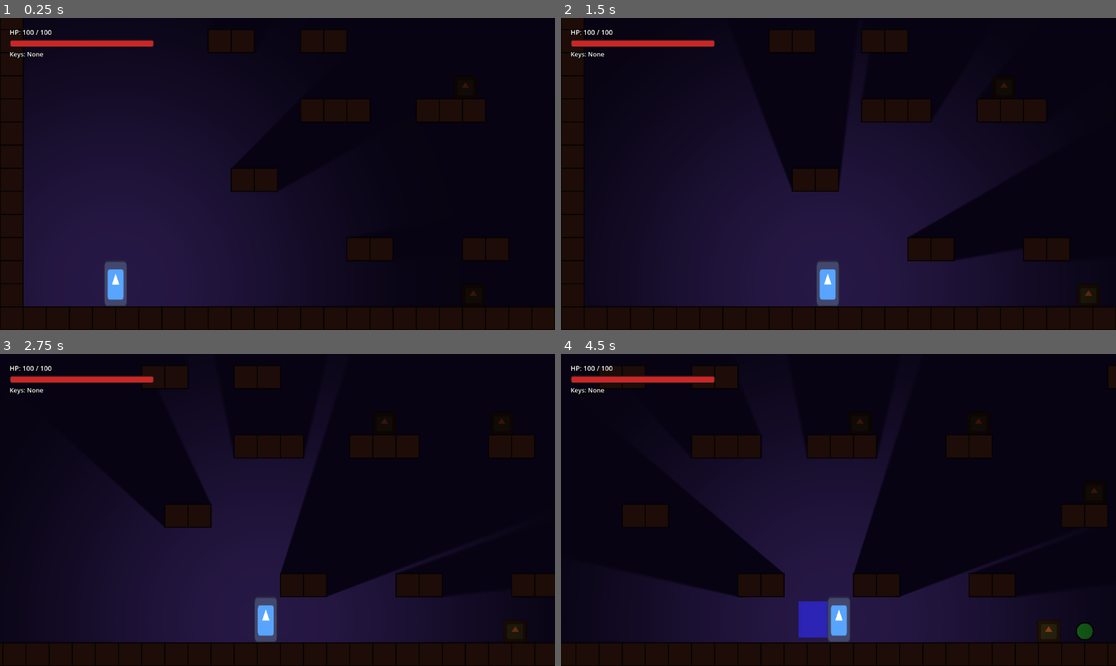
Above: before the commit, frames 1-4 (two rows, left to right).
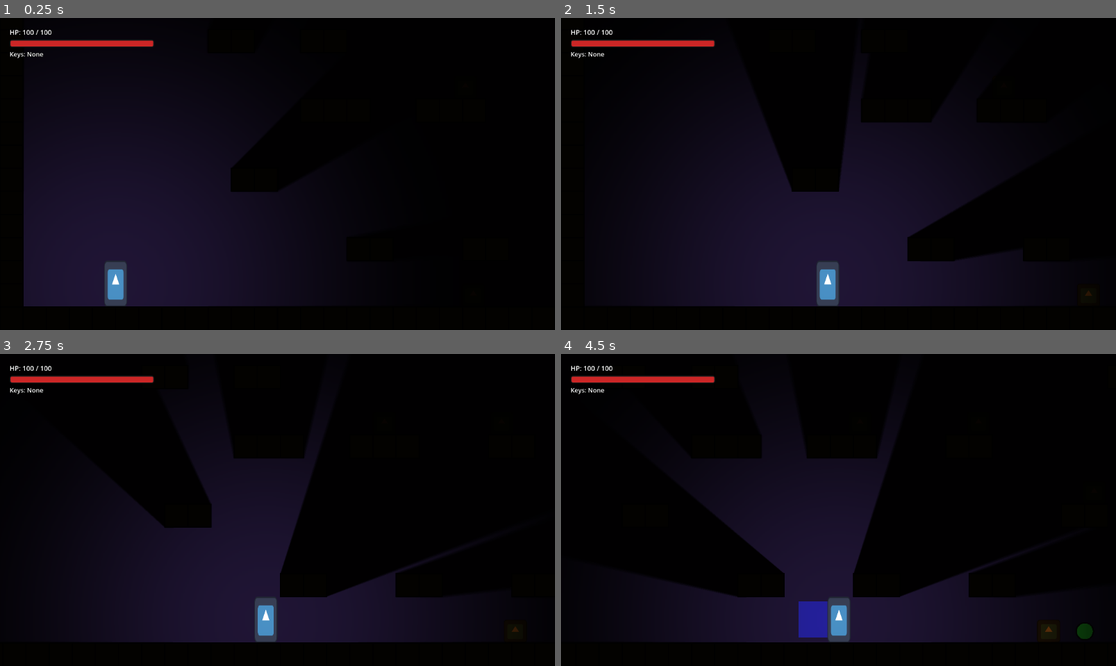
Above: after the commit, the same moments.

Repository: hikarirainbow/New-Project
Game: Godot game, scene res://scenes/levels/sandbox_level.tscn
Same seed, same stepped clock (60 frames per second), same inputs: the game is played once before the commit and once after it. The engine's default icon, where the game draws it, is replaced by a stand-in: a white triangle on a blue panel in a dark square.
Inputs:
- Up to frame 1 (0.25 s): no input
- Up to frame 2 (1.5 s): tap Enter at 0.5 s; hold D (move_right) from 0.53 s (still down); tap X (attack) at 0.6 s; tap Space (jump) at 0.77, 1.07 s; tap C (dash) at 0.8, 1.35 s
- Up to frame 3 (2.75 s): tap Space (jump) at 1.52, 1.55, 1.82, 2.1 s; release D (move_right) at 2.03 s; hold A (move_left) from 2.03 s (still down); tap X (attack) at 2.3 s
- Up to frame 4 (4.5 s): release A (move_left) at 2.78 s; hold D (move_right) 2.78-4.28 s; tap X (attack) at 2.85, 4.35 s; tap Space (jump) at 3.02, 3.32, 3.77, 3.8, 4.07 s; tap C (dash) at 3.05, 3.6 s; hold A (move_left) from 4.28 s (still down)

The runs differ from the first frame. In frame 1, 15% of the frame differs, in the area x 0-100%, y 0-100%; in frame 2, 15%; in frame 3, 12%; in frame 4, 14%.

Commit message:
style: reduce ambient darkness level to 8/255 for pitch-black overlay

Diff:
--- a/project.godot
+++ b/project.godot
@@ -19,6 +19,34 @@
 
 InputManager="*res://scripts/input_manager.gd"
 
+[input]
+
+move_left={
+"deadzone": 0.5,
+"events": [Object(InputEventKey,"resource_local_to_scene":false,"resource_name":"","device":-1,"window_id":0,"alt_pressed":false,"shift_pressed":false,"ctrl_pressed":false,"meta_pressed":false,"pressed":false,"keycode":0,"physical_keycode":65,"key_label":0,"unicode":97,"location":0,"echo":false,"script":null)
+]
+}
+move_right={
+"deadzone": 0.5,
+"events": [Object(InputEventKey,"resource_local_to_scene":false,"resource_name":"","device":-1,"window_id":0,"alt_pressed":false,"shift_pressed":false,"ctrl_pressed":false,"meta_pressed":false,"pressed":false,"keycode":0,"physical_keycode":68,"key_label":0,"unicode":100,"location":0,"echo":false,"script":null)
+]
+}
+jump={
+"deadzone": 0.5,
+"events": [Object(InputEventKey,"resource_local_to_scene":false,"resource_name":"","device":-1,"window_id":0,"alt_pressed":false,"shift_pressed":false,"ctrl_pressed":false,"meta_pressed":false,"pressed":false,"keycode":0,"physical_keycode":32,"key_label":0,"unicode":32,"location":0,"echo":false,"script":null)
+]
+}
+dash={
+"deadzone": 0.5,
+"events": [Object(InputEventKey,"resource_local_to_scene":false,"resource_name":"","device":-1,"window_id":0,"alt_pressed":false,"shift_pressed":false,"ctrl_pressed":false,"meta_pressed":false,"pressed":false,"keycode":0,"physical_keycode":67,"key_label":0,"unicode":99,"location":0,"echo":false,"script":null)
+]
+}
+attack={
+"deadzone": 0.5,
+"events": [Object(InputEventKey,"resource_local_to_scene":false,"resource_name":"","device":-1,"window_id":0,"alt_pressed":false,"shift_pressed":false,"ctrl_pressed":false,"meta_pressed":false,"pressed":false,"keycode":0,"physical_keycode":88,"key_label":0,"unicode":120,"location":0,"echo":false,"script":null)
+]
+}
+
 [physics]
 
 3d/physics_engine="Jolt Physics"
@@ -26,31 +54,3 @@
 [rendering]
 
 rendering_device/driver.windows="d3d12"
-
-[input]
-
-move_left={
-"deadzone": 0.5,
-"events": [Object(InputEventKey,"resource_local_to_scene":false,"resource_name":"","device":-1,"window_id":0,"alt_pressed":false,"shift_pressed":false,"meta_pressed":false,"command_pressed":false,"pressed":false,"keycode":0,"physical_keycode":65,"key_label":0,"unicode":97,"location":0,"echo":false,"script":null)
-]
-}
-move_right={
-"deadzone": 0.5,
-"events": [Object(InputEventKey,"resource_local_to_scene":false,"resource_name":"","device":-1,"window_id":0,"alt_pressed":false,"shift_pressed":false,"meta_pressed":false,"command_pressed":false,"pressed":false,"keycode":0,"physical_keycode":68,"key_label":0,"unicode":100,"location":0,"echo":false,"script":null)
-]
-}
-jump={
-"deadzone": 0.5,
-"events": [Object(InputEventKey,"resource_local_to_scene":false,"resource_name":"","device":-1,"window_id":0,"alt_pressed":false,"shift_pressed":false,"meta_pressed":false,"command_pressed":false,"pressed":false,"keycode":0,"physical_keycode":32,"key_label":0,"unicode":32,"location":0,"echo":false,"script":null)
-]
-}
-dash={
-"deadzone": 0.5,
-"events": [Object(InputEventKey,"resource_local_to_scene":false,"resource_name":"","device":-1,"window_id":0,"alt_pressed":false,"shift_pressed":false,"meta_pressed":false,"command_pressed":false,"pressed":false,"keycode":0,"physical_keycode":67,"key_label":0,"unicode":99,"location":0,"echo":false,"script":null)
-]
-}
-attack={
-"deadzone": 0.5,
-"events": [Object(InputEventKey,"resource_local_to_scene":false,"resource_name":"","device":-1,"window_id":0,"alt_pressed":false,"shift_pressed":false,"meta_pressed":false,"command_pressed":false,"pressed":false,"keycode":0,"physical_keycode":88,"key_label":0,"unicode":120,"location":0,"echo":false,"script":null)
-]
-}
--- a/scenes/levels/sandbox_level.gd
+++ b/scenes/levels/sandbox_level.gd
@@ -23,7 +23,7 @@
 # ── AMBIENT DARKNESS ─────────────────────────────────────────────────────────
 func _setup_darkness() -> void:
 	var canvas_modulate = CanvasModulate.new()
-	canvas_modulate.color = Color(0.25, 0.18, 0.35) # Môi trường tối màu tím nhẹ dịu mắt, tránh đen kịt
+	canvas_modulate.color = Color(8.0 / 255.0, 8.0 / 255.0, 8.0 / 255.0) # Vùng tối đen kịt (khoảng 8/255)
 	add_child(canvas_modulate)
 
 func _setup_background() -> void:
Not shown, changed: codex/game_dev_script.md
